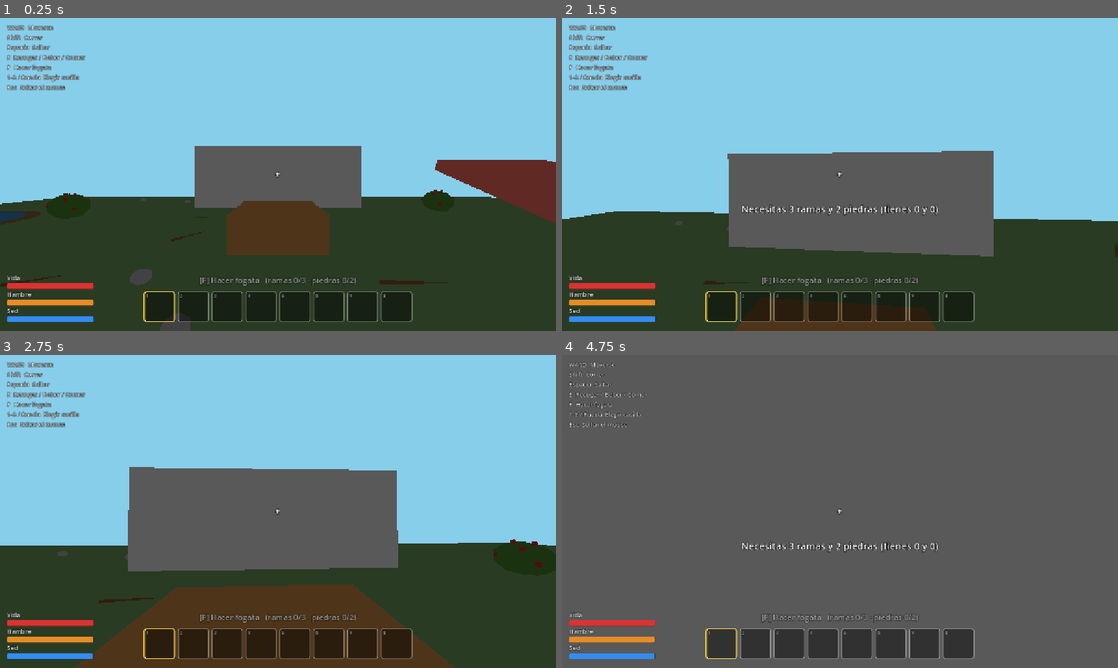
Above: before the commit, frames 1-4 (two rows, left to right).
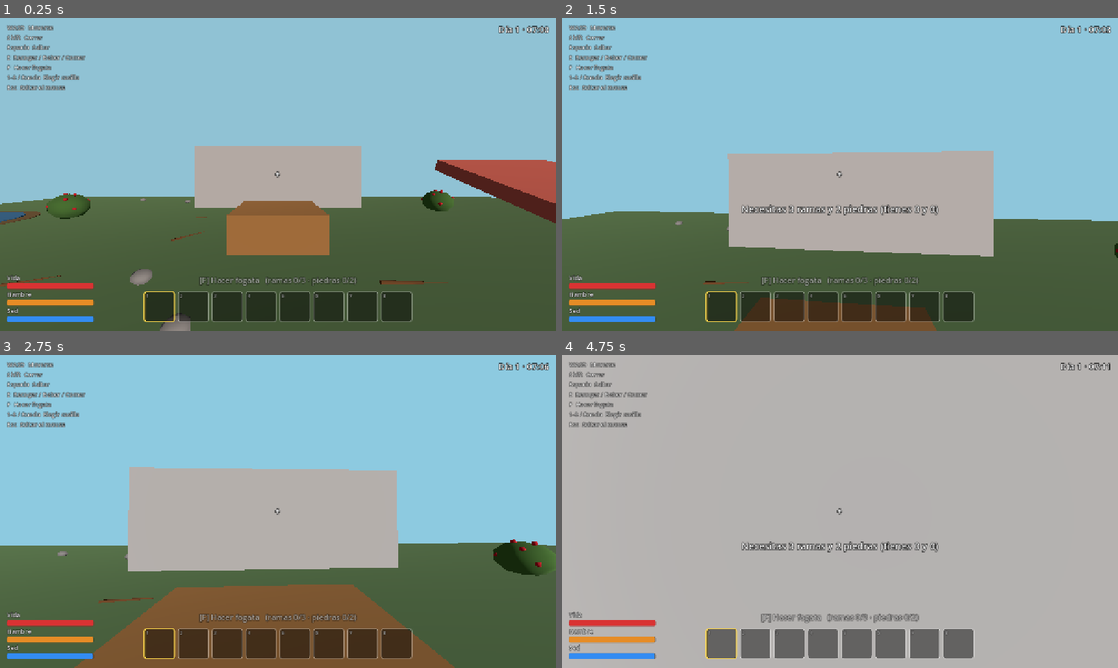
Above: after the commit, the same moments.

Repository: cgalvezd92/VideoJuego
Game: Godot game, scene res://Levels/main.tscn
Same seed, same stepped clock (60 frames per second), same inputs: the game is played once before the commit and once after it.
Inputs (mouse positions are in pixels of both pictures, inside the frame that each line leads up to):
- Up to frame 1 (0.25 s): no input
- Up to frame 2 (1.5 s): tap Enter at 0.5 s; move the mouse to (867, 174) at 0.52 s; hold F (build_fire) 0.53-1.28 s; hold W (move_forward) from 0.53 s (still down); tap Space (jump) at 0.77 s; move the mouse to (812, 174) at 1.27 s; tap E (interact) at 1.35 s
- Up to frame 3 (2.75 s): keep holding W (move_forward); tap Space (jump) at 1.52 s; move the mouse to (289, 505) at 2.02 s; hold Shift (sprint) from 2.03 s (still down)
- Up to frame 4 (4.75 s): keep holding W (move_forward); move the mouse to (834, 517) at 2.77 s; release Shift (sprint) at 2.78 s; tap 1 at 2.85 s; tap Space (jump) at 3.02, 3.77, 4.52 s; move the mouse to (878, 514) at 3.52 s; hold F (build_fire) 3.53-4.28 s; move the mouse to (795, 508) at 4.27 s; tap E (interact) at 4.35 s

The runs differ from the first frame. In frame 1, 43% of the frame differs, in the area x 0-100%, y 2-100%; in frame 2, 40%; in frame 3, 46%; in frame 4, 98%, in the area x 0-100%, y 0-100%.

Commit message:
Etapa 6: ciclo de día y noche
- Levels/day_night.gd (nodo DayNight en main.tscn): un día dura 10 min,
  empieza a las 7:00; mueve el sol y cambia cielo y luz ambiente
  (amanecer, día, atardecer, noche). Se actualiza 10 veces por segundo.
- Se activa el nodo Sun, sin sombras.
- HUD: reloj 'Día N · HH:MM' arriba a la derecha.
- CLAUDE.md: etapa 5 lista, etapa 6 en pruebas.

Co-Authored-By: Claude Opus 5.5 <noreply@anthropic.com>
Claude-Session: https://claude.ai/code/session_015eDmJJqEXKPdpgqKicuVm4

Diff:
--- /dev/null
+++ b/Levels/day_night.gd
@@ -0,0 +1,81 @@
+extends Node
+## Ciclo de día y noche: mueve el sol y cambia el color del cielo (Etapa 6).
+## Va en el nodo "DayNight", hijo de Main (en main.tscn).
+
+## Minutos reales que dura un día completo del juego.
+@export var day_length_minutes: float = 10.0
+## Hora a la que empieza la partida (0 a 24).
+@export_range(0.0, 24.0) var start_hour: float = 7.0
+
+@export_group("Colores del cielo")
+@export var day_sky: Color = Color(0.53, 0.81, 0.92)
+@export var sunset_sky: Color = Color(0.93, 0.55, 0.32)
+@export var night_sky: Color = Color(0.02, 0.03, 0.08)
+
+@export_group("Luz ambiente")
+@export var day_ambient: Color = Color(0.42, 0.42, 0.42)
+@export var night_ambient: Color = Color(0.07, 0.08, 0.13)
+
+@onready var sun: DirectionalLight3D = $"../Sun"
+@onready var environment: Environment = $"../WorldEnvironment".environment
+@onready var hud = $"../Player/HUD"
+
+## Horas pasadas desde el inicio (25.5 = día 2 a las 01:30).
+var total_hours: float = 0.0
+var update_time: float = 0.0
+
+
+func _ready() -> void:
+	total_hours = start_hour
+	sun.visible = true
+	sun.shadow_enabled = false  # Sin sombras: mucho más rápido.
+	_apply()
+
+
+func _process(delta: float) -> void:
+	# 24 horas del juego pasan en "day_length_minutes" minutos reales.
+	total_hours += delta * 24.0 / (day_length_minutes * 60.0)
+
+	# Solo se actualizan la luz y el cielo 10 veces por segundo.
+	update_time -= delta
+	if update_time <= 0.0:
+		update_time = 0.1
+		_apply()
+
+
+## Hora del día actual (de 0 a 24).
+func get_hour() -> float:
+	return fmod(total_hours, 24.0)
+
+
+func is_night() -> bool:
+	var hour: float = get_hour()
+	return hour < 6.0 or hour >= 18.0
+
+
+func _apply() -> void:
+	var hour: float = get_hour()
+
+	# Altura del sol: 0° a las 6:00, 90° a mediodía y 180° a las 18:00.
+	var elevation: float = (hour - 6.0) / 12.0 * 180.0
+	sun.rotation_degrees = Vector3(-elevation, 30.0, 0.0)
+
+	# "daylight" vale 1 a pleno día y 0 de noche, con una transición suave
+	# alrededor del amanecer y el atardecer.
+	var height: float = sin(deg_to_rad(elevation))  # Negativo de noche.
+	var daylight: float = smoothstep(-0.1, 0.3, height)
+	# "sunset" vale 1 cuando el sol está cerca del horizonte.
+	var sunset: float = 1.0 - smoothstep(0.0, 0.35, absf(height))
+
+	sun.visible = height > 0.0
+	sun.light_energy = daylight
+	sun.light_color = Color.WHITE.lerp(Color(1.0, 0.6, 0.35), sunset)
+
+	var sky: Color = night_sky.lerp(day_sky, daylight)
+	environment.background_color = sky.lerp(sunset_sky, sunset * 0.7)
+	environment.ambient_light_color = night_ambient.lerp(day_ambient, daylight)
+
+	var day_number: int = int(total_hours / 24.0) + 1
+	var hours: int = int(hour)
+	var minutes: int = int((hour - hours) * 60.0)
+	hud.set_clock("Día %d · %02d:%02d" % [day_number, hours, minutes])
--- a/Levels/main.tscn
+++ b/Levels/main.tscn
@@ -5,6 +5,7 @@
 [ext_resource type="PackedScene" uid="uid://bdbgp2xkru2d1" path="res://objects/stone.tscn" id="3_nj2yk"]
 [ext_resource type="PackedScene" path="res://objects/water.tscn" id="4_water"]
 [ext_resource type="PackedScene" path="res://objects/berry_bush.tscn" id="5_bush"]
+[ext_resource type="Script" path="res://Levels/day_night.gd" id="6_daynight"]
 
 [sub_resource type="Environment" id="Environment_y2pph"]
 background_mode = 1
@@ -54,7 +55,6 @@
 
 [node name="Sun" type="DirectionalLight3D" parent="." unique_id=1590397941]
 transform = Transform3D(0.8660254, 0.38302222, -0.32139382, 0, 0.64278764, 0.76604444, 0.5, -0.66341394, 0.5566704, 0, 1.5065196, 0)
-visible = false
 
 [node name="WorldEnvironment" type="WorldEnvironment" parent="." unique_id=1085125831]
 environment = SubResource("Environment_y2pph")
@@ -201,3 +201,6 @@
 
 [node name="BerryBush4" parent="Nature" unique_id=522794525 instance=ExtResource("5_bush")]
 transform = Transform3D(0.980548, 0, -0.196281, 0, 1, 0, 0.196281, 0, 0.980548, 12.54, 0, 9.68)
+
+[node name="DayNight" type="Node" parent="." unique_id=1935508217]
+script = ExtResource("6_daynight")
--- a/Player/hud.gd
+++ b/Player/hud.gd
@@ -5,6 +5,7 @@
 var prompt_label: Label
 var message_label: Label
 var hint_label: Label
+var clock_label: Label
 var health_bar: ProgressBar
 var hunger_bar: ProgressBar
 var thirst_bar: ProgressBar
@@ -45,6 +46,14 @@
 
 	_build_stats()
 
+	# Reloj arriba a la derecha (lo actualiza DayNight).
+	clock_label = _create_label(0.0)
+	clock_label.horizontal_alignment = HORIZONTAL_ALIGNMENT_RIGHT
+	clock_label.vertical_alignment = VERTICAL_ALIGNMENT_TOP
+	clock_label.offset_right = -16.0
+	clock_label.offset_top = 12.0
+	clock_label.add_theme_font_size_override("font_size", 20)
+
 
 func _process(delta: float) -> void:
 	if message_time > 0.0:
@@ -75,6 +84,10 @@
 	hunger_bar.value = hunger
 	thirst_bar.value = thirst
 	health_title.text = "Vida (fogata)" if near_fire else "Vida"
+
+
+func set_clock(new_text: String) -> void:
+	clock_label.text = new_text
 
 
 func show_message(new_text: String) -> void:
Not shown, changed: CLAUDE.md
